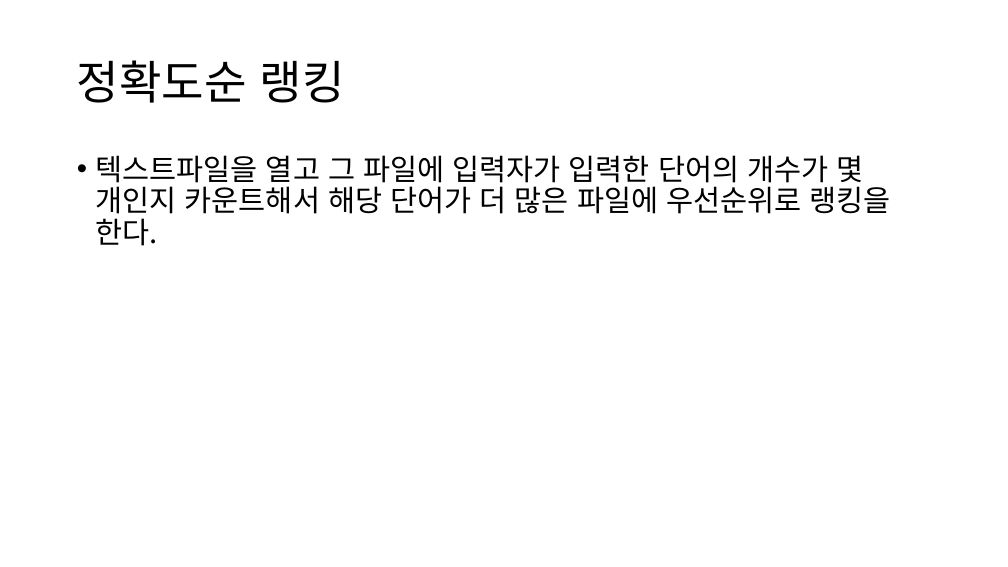
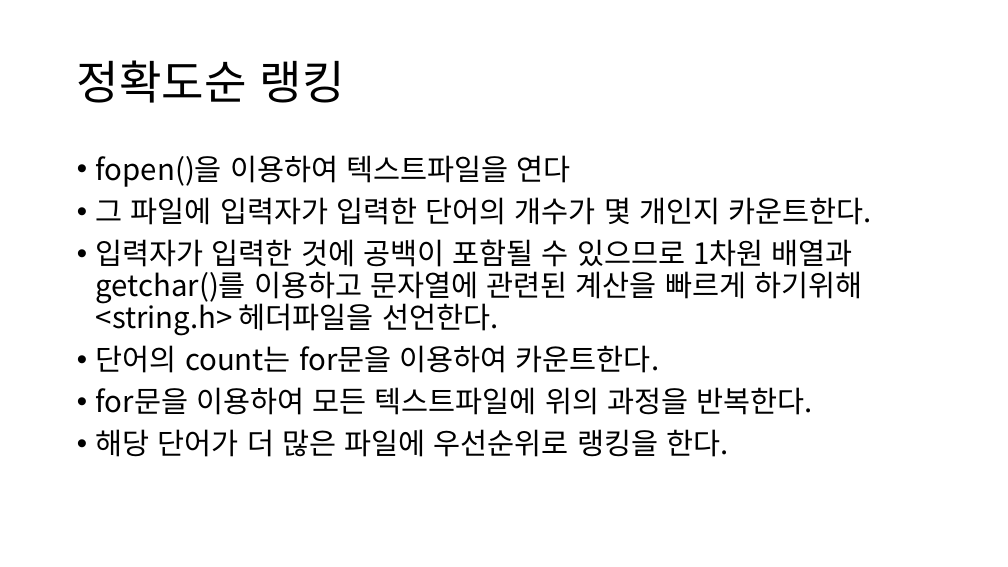
Before and after one commit to Beopsik/Beopsik, a slide deck: slide 2 of 20173765문법식.pptx. Drawn at 1008x567 pixels with LibreOffice and Linux fonts; fonts in the diff are those of the drawing. Boxes give left, top, right and bottom in pixels: in the first picture for what was removed or moved away, otherwise in the second. Text is boxed around its words. In the diff, an @@ line names an element or a change of style, - is before the commit and + after.

```diff
--- a/20173765문법식.pptx
+++ b/20173765문법식.pptx
@@ text at [96, 155, 872, 457]: text changed @@
-• 텍스트파일을 열고 그 파일에 입력자가 입력한 단어의 개수가 몇 개인지 카운트해서 해당 단어가 더 많은 파일에 우선순위로 랭킹을 한다.
+• fopen()을 이용하여 텍스트파일을 연다
+• 그 파일에 입력자가 입력한 단어의 개수가 몇 개인지 카운트한다.
+• 입력자가 입력한 것에 공백이 포함될 수 있으므로 1차원 배열과 getchar()를 이용하고 문자열에 관련된 계산을 빠르게 하기위해 <string.h> 헤더파일을 선언한다.
+• 단어의 count는 for문을 이용하여 카운트한다.
+• for문을 이용하여 모든 텍스트파일에 위의 과정을 반복한다.
+• 해당 단어가 더 많은 파일에 우선순위로 랭킹을 한다.
```
Also in this commit, not shown: 2 other slides changed, 1 slide removed.
